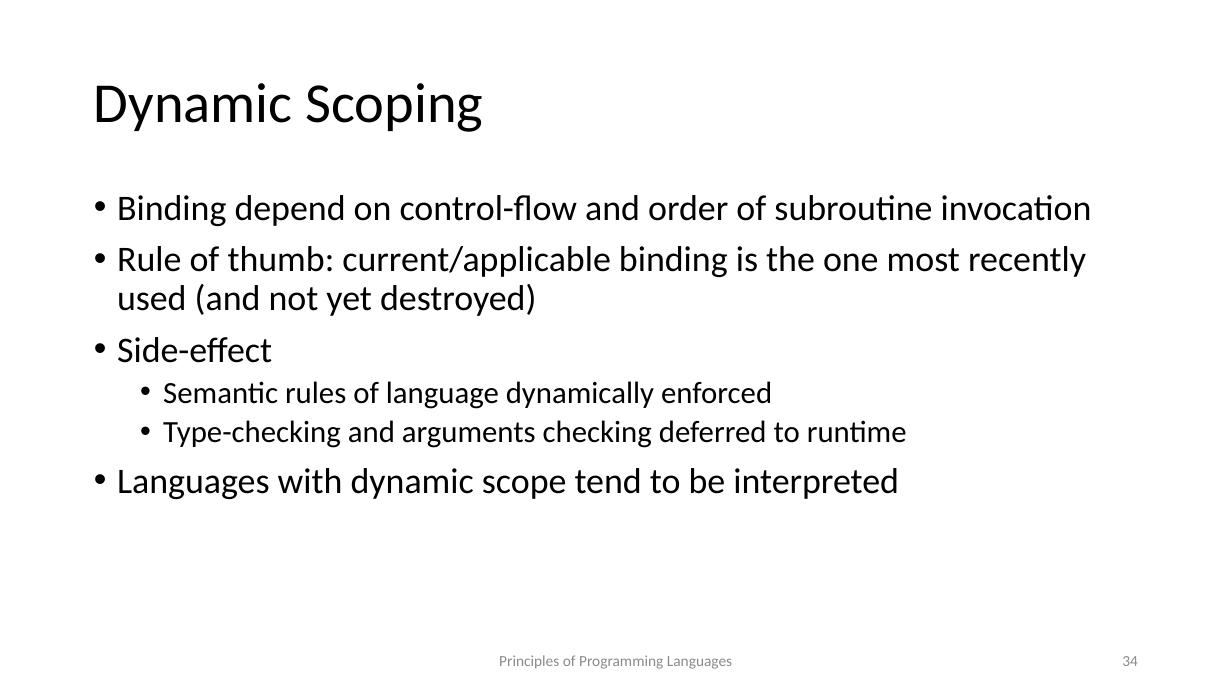
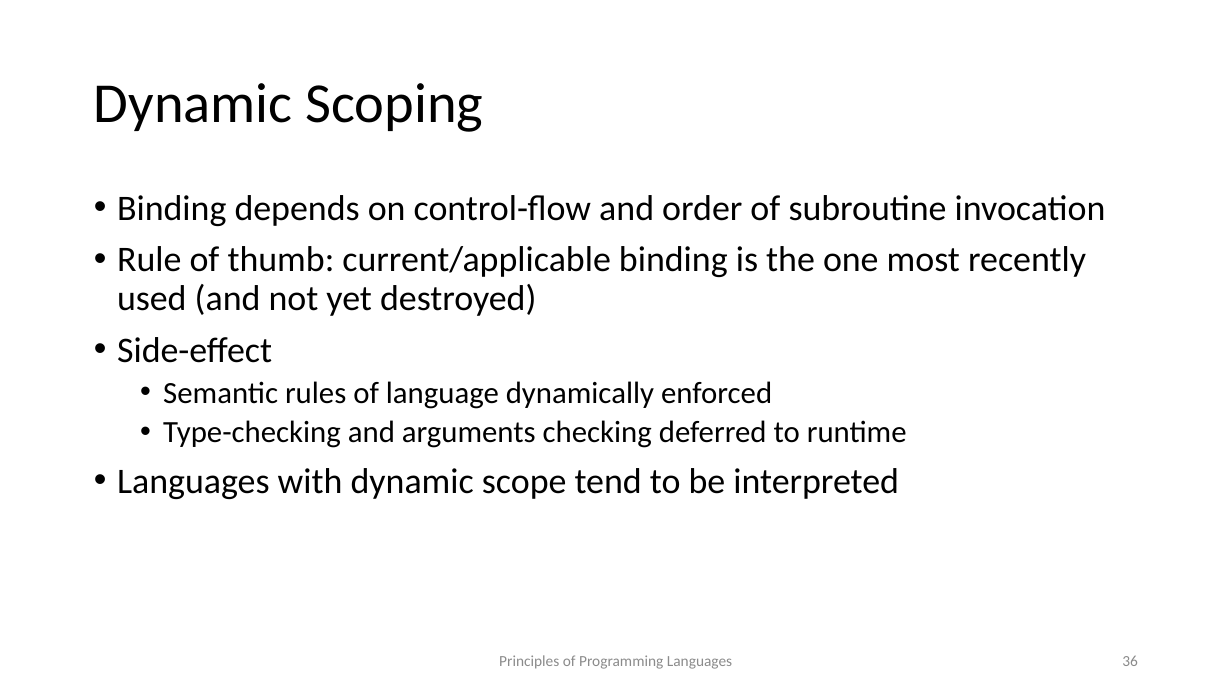
Before and after one commit to kongm/pl-design, a slide deck: slide 36 of environment.pptx (slide 34 before the commit). Drawn at 1232x693 pixels with LibreOffice and Linux fonts; fonts in the diff are those of the drawing. Boxes give left, top, right and bottom in pixels: in the first picture for what was removed or moved away, otherwise in the second. Text is boxed around its words. In the diff, an @@ line names an element or a change of style, - is before the commit and + after.

```diff
--- a/environment.pptx
+++ b/environment.pptx
@@ text at bbox=[117, 195, 1106, 226]: text changed @@
-• Binding depend on control-flow and order of subroutine invocation
+• Binding depends on control-flow and order of subroutine invocation
@@ page number at bbox=[1122, 655, 1138, 666]: text changed @@
-34
+36
```
Also in this commit, not shown: 1 other slide changed, 7 slides added.
